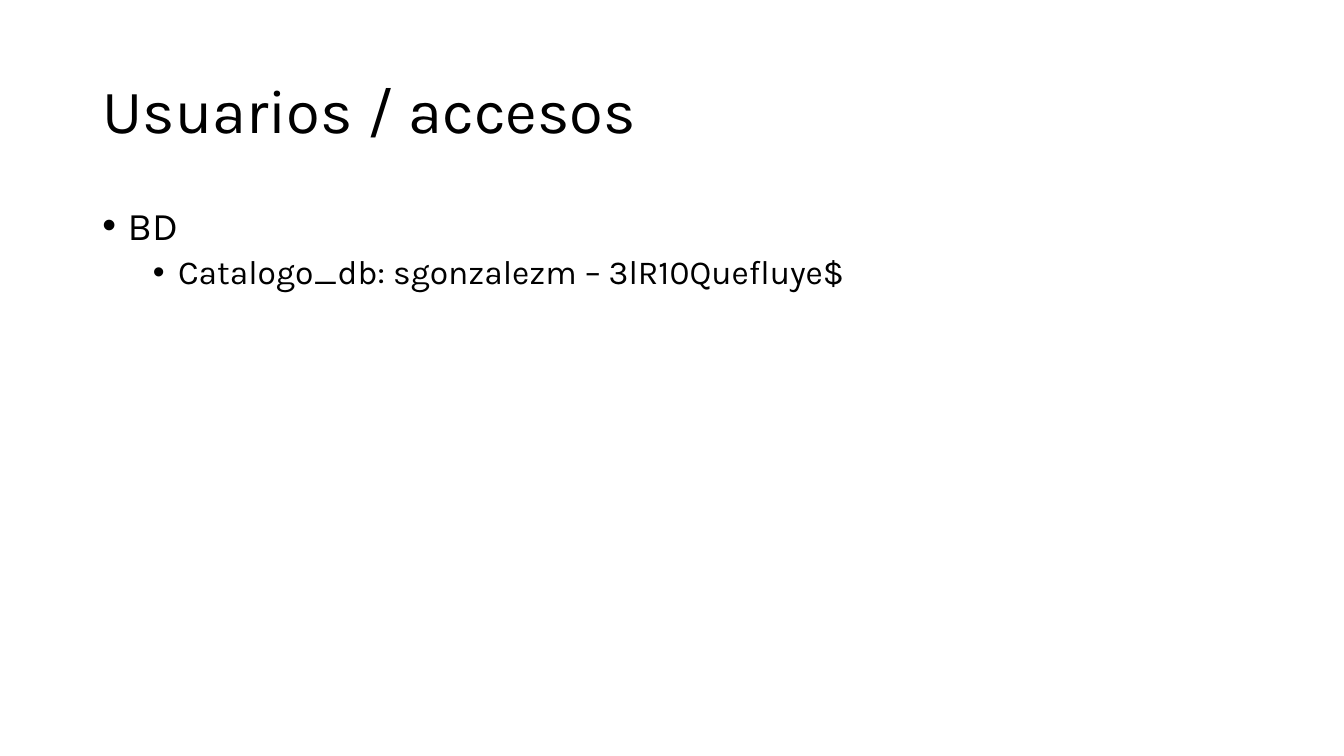
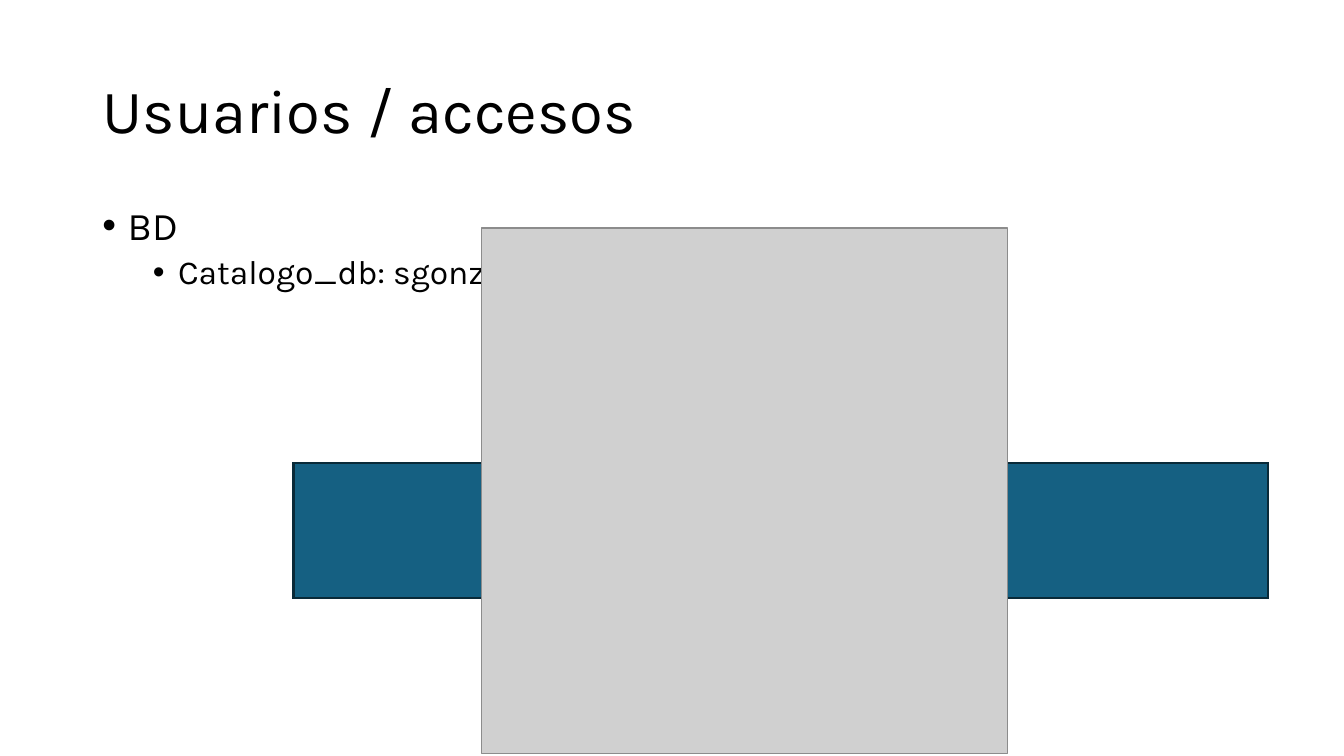
Before and after one commit to sgonzalezm/av_clean, a slide deck: slide 11 of AV Clean.pptx. Drawn at 1344x756 pixels with LibreOffice and Linux fonts; fonts in the diff are those of the drawing; grey boxes stand for pictures. Boxes give left, top, right and bottom in pixels: in the first picture for what was removed or moved away, otherwise in the second. Text is boxed around its words. In the diff, an @@ line names an element or a change of style, - is before the commit and + after.

```diff
--- a/AV Clean.pptx
+++ b/AV Clean.pptx
@@ picture added at (482, 228, 1007, 753) @@
@@ rectangle added at (293, 463, 1268, 598), fill #156082, outline #092A39 1.5 pt @@
```
Also in this commit, not shown: 1 slide added, 16 other files.
